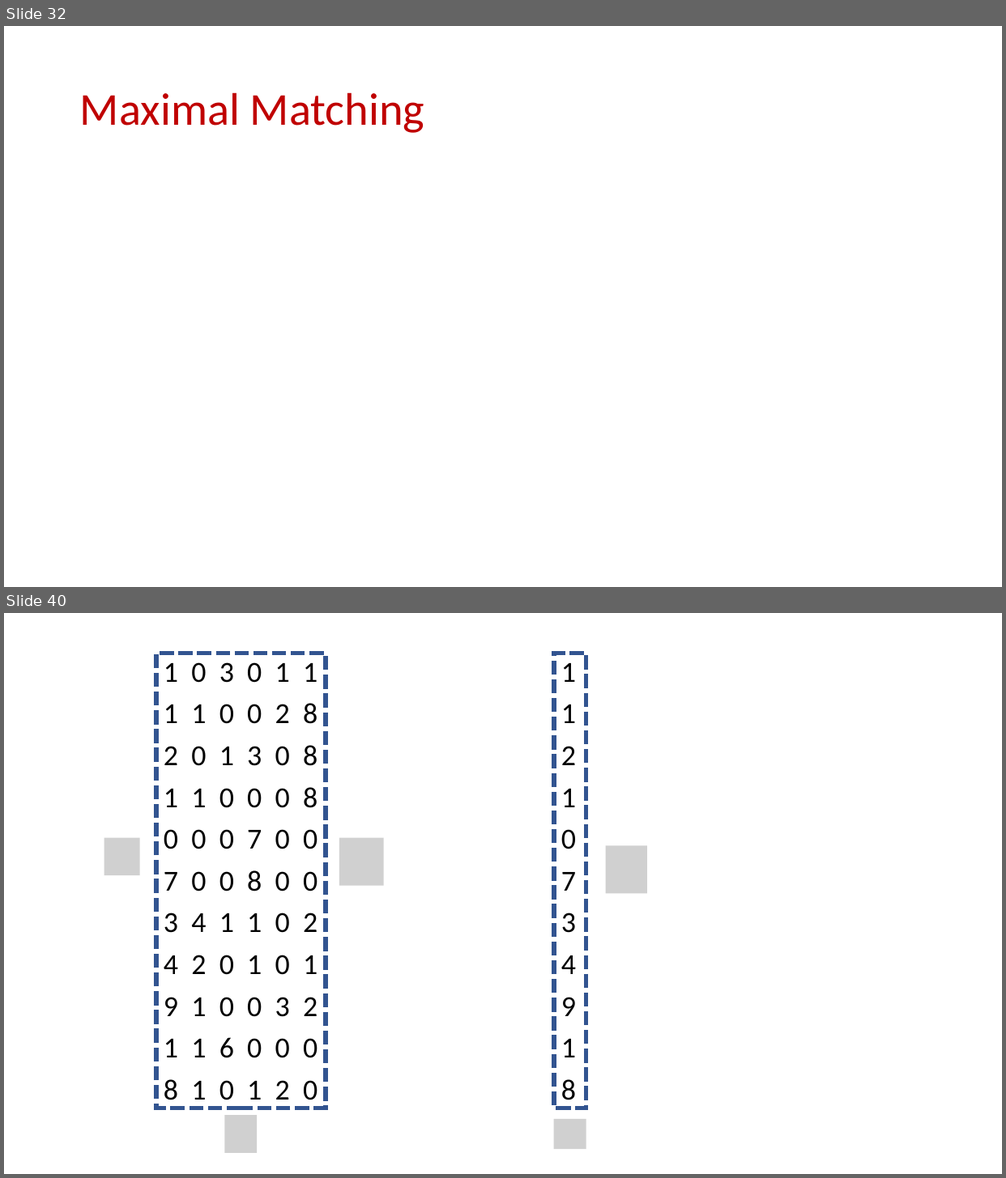
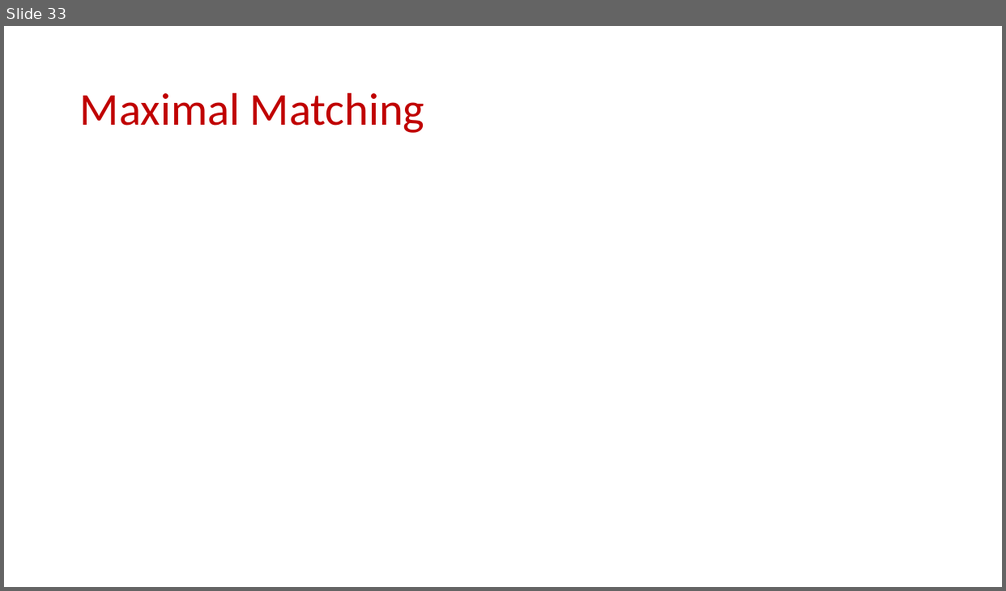
Before and after one commit to samsonzhou/samsonzhou.github.io, a slide deck: CSCE689-23/L19.pptx. Shown one above the other, each under a label of ours: slides 32 and 40 before the commit, slide 33 after it; the slides between them are not shown. The pictures are 1006x1178 and 1006x591 pixels, drawn with LibreOffice and Linux fonts; fonts in the diff are those of the drawing; grey boxes stand for pictures. Boxes give left, top, right and bottom in pixels: in the first picture for what was removed or moved away, otherwise in the second. Text is boxed around its words. In the diff, an @@ line names an element or a change of style, - is before the commit and + after.

```diff
--- a/CSCE689-23/L19.pptx
+++ b/CSCE689-23/L19.pptx
@@ slide 40 removed at (4,613,1002,1174), background #FFFFFF @@
@@ rectangle removed at (156,653,325,1108) @@
@@ rectangle removed at (554,653,586,1108) @@
@@ text removed at (164,662,317,1107) @@
-1 0 3 0 1 1
-1 1 0 0 2 8
-2 0 1 3 0 8
-1 1 0 0 0 8
-0 0 0 7 0 0
-7 0 0 8 0 0
-3 4 1 1 0 2
-4 2 0 1 0 1
-9 1 0 0 3 2
-1 1 6 0 0 0
-8 1 0 1 2 0
@@ text removed at (561,663,576,1107) @@
-1
-1
-2
-1
-0
-7
-3
-4
-9
-1
-8
@@ picture removed at (104,837,140,875) @@
@@ picture removed at (339,837,384,885) @@
@@ picture removed at (606,845,648,894) @@
@@ picture removed at (225,1115,257,1152) @@
@@ picture removed at (554,1119,586,1149) @@
@@ what was slide 32 is now slide 33 @@
```
Also in this commit, not shown: 2 slides changed, 1 slide added, 36 other slides removed, 4 other files.
